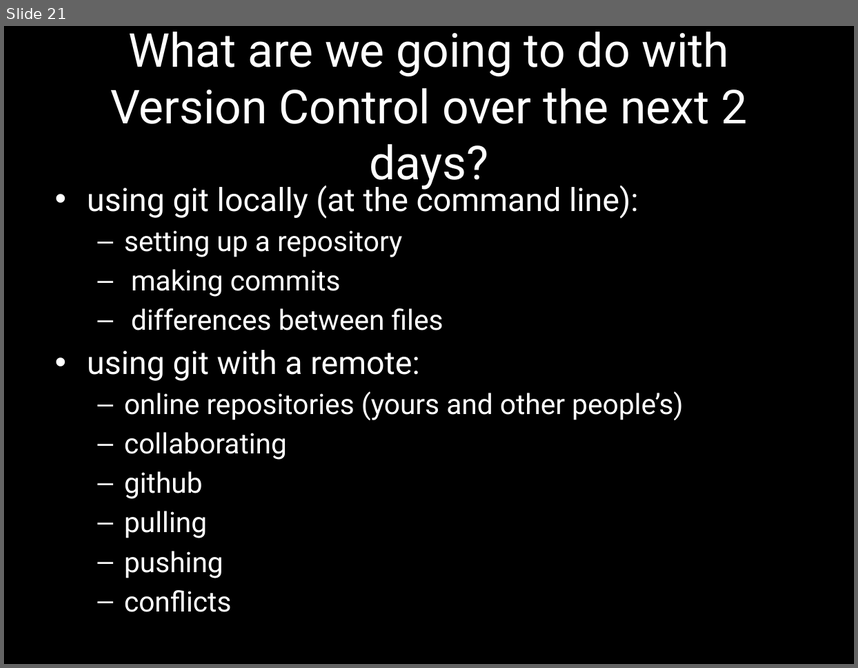
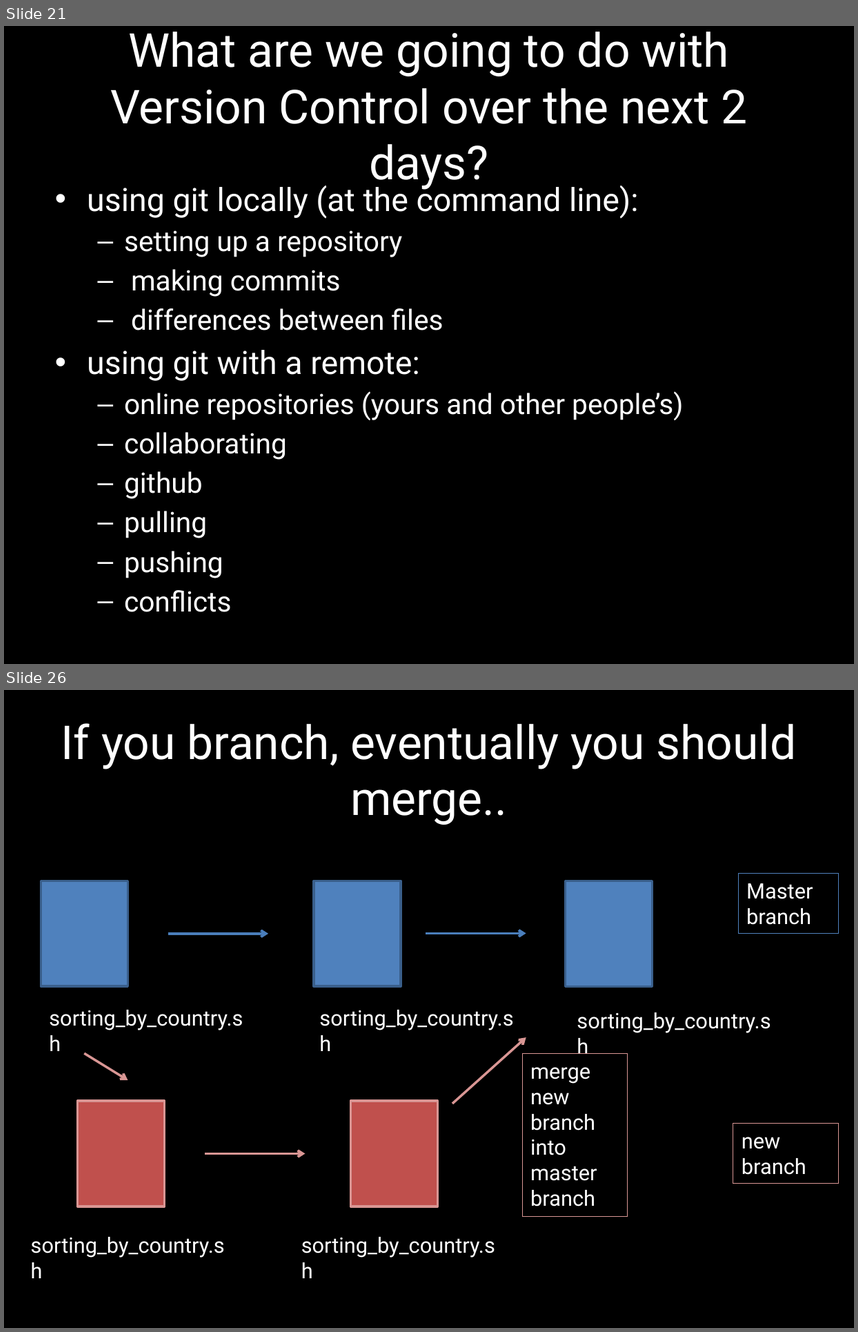
Before and after one commit to wking/swc-boot-camps-v2, a slide deck: lessons/unb-git-local/WhyVersionControl_JAG_UNB_20140106.pptx. Shown one above the other, each under a label of ours: slide 21 before the commit, slides 21 and 26 after it; the slides between them are not shown. The pictures are 858x668 and 858x1332 pixels, drawn with LibreOffice and Linux fonts; fonts in the diff are those of the drawing. Boxes give left, top, right and bottom in pixels: in the first picture for what was removed or moved away, otherwise in the second. Text is boxed around its words. In the diff, an @@ line names an element or a change of style, - is before the commit and + after.

```diff
--- a/lessons/unb-git-local/WhyVersionControl_JAG_UNB_20140106.pptx
+++ b/lessons/unb-git-local/WhyVersionControl_JAG_UNB_20140106.pptx
@@ slide 26 added at <box>4,690,854,1328</box>, background #000000 @@
@@ title added at <box>61,723,797,825</box>, 39.6 pt, text #FFFFFF @@
+If you branch, eventually you should merge..
@@ rectangle added at <box>738,874,839,934</box>, outline #4F81BD 0.75 pt, 18 pt, text #FFFFFF @@
+Master branch
@@ rectangle added at <box>41,880,128,986</box>, fill #4F81BD, outline #3A5F8C 2 pt @@
@@ rectangle added at <box>313,880,400,986</box>, fill #4F81BD, outline #3A5F8C 2 pt @@
@@ rectangle added at <box>565,881,652,987</box>, fill #4F81BD, outline #3A5F8C 2 pt @@
@@ arrow added from (168, 933) to (268, 933), #4B7EBC 2 pt @@
@@ arrow added from (426, 933) to (526, 933), #4B7EBC 2 pt @@
@@ text added at <box>49,1009,243,1030</box>, 18 pt, text #FFFFFF @@
+sorting_by_country.sh
@@ text added at <box>319,1009,513,1030</box>, 18 pt, text #FFFFFF @@
+sorting_by_country.sh
@@ text added at <box>577,1012,771,1033</box>, 18 pt, text #FFFFFF @@
+sorting_by_country.sh
@@ arrow added from (452, 1103) to (526, 1037), #D99694 2 pt @@
@@ arrow added from (84, 1053) to (128, 1080), #D99694 2 pt @@
@@ rectangle added at <box>523,1053,628,1216</box>, outline #D99694 0.75 pt, 18 pt, text #FFFFFF @@
+merge new branch into master branch
@@ rectangle added at <box>78,1101,165,1206</box>, fill #C0504D, outline #D99694 2 pt @@
@@ rectangle added at <box>351,1101,437,1206</box>, fill #C0504D, outline #D99694 2 pt @@
@@ rectangle added at <box>733,1123,839,1184</box>, outline #D99694 0.75 pt, 18 pt, text #FFFFFF @@
+new branch
@@ arrow added from (205, 1153) to (305, 1153), #D99694 2 pt @@
@@ text added at <box>31,1236,225,1257</box>, 18 pt, text #FFFFFF @@
+sorting_by_country.sh
@@ text added at <box>301,1236,495,1257</box>, 18 pt, text #FFFFFF @@
+sorting_by_country.sh
```
Also in this commit, not shown: 1 slide changed, 5 other slides added, 2 other files.
